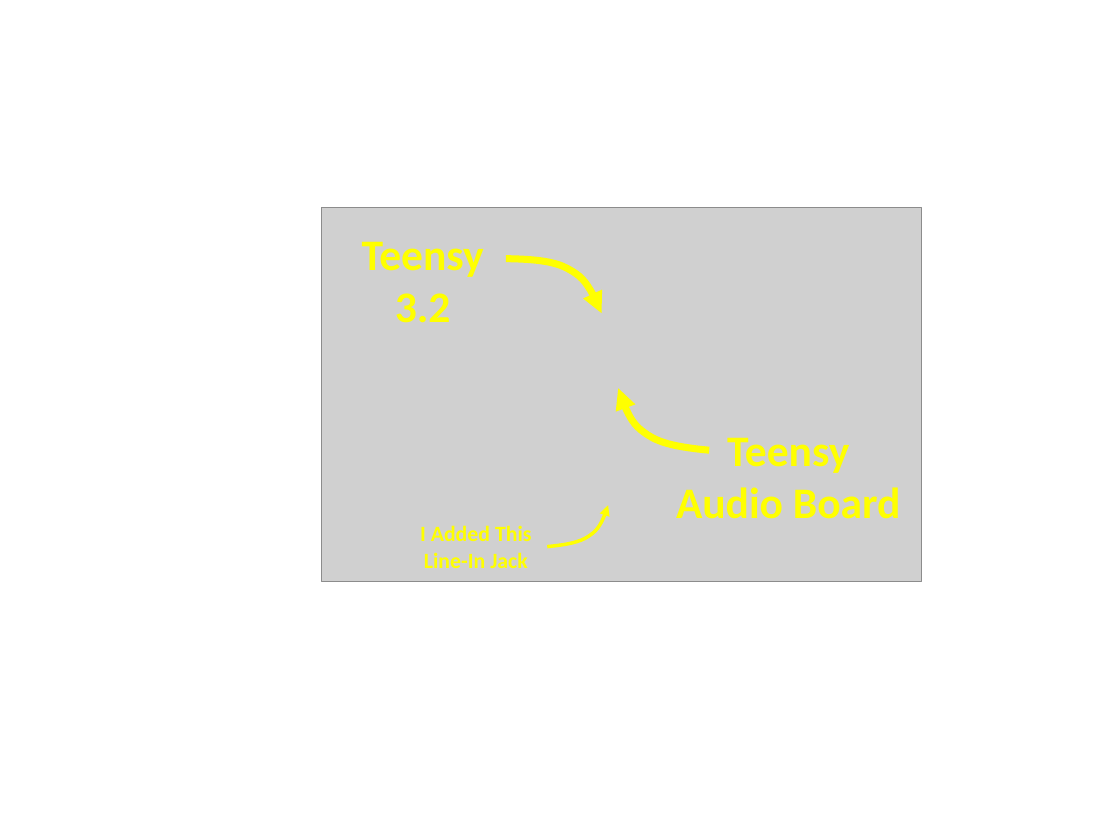
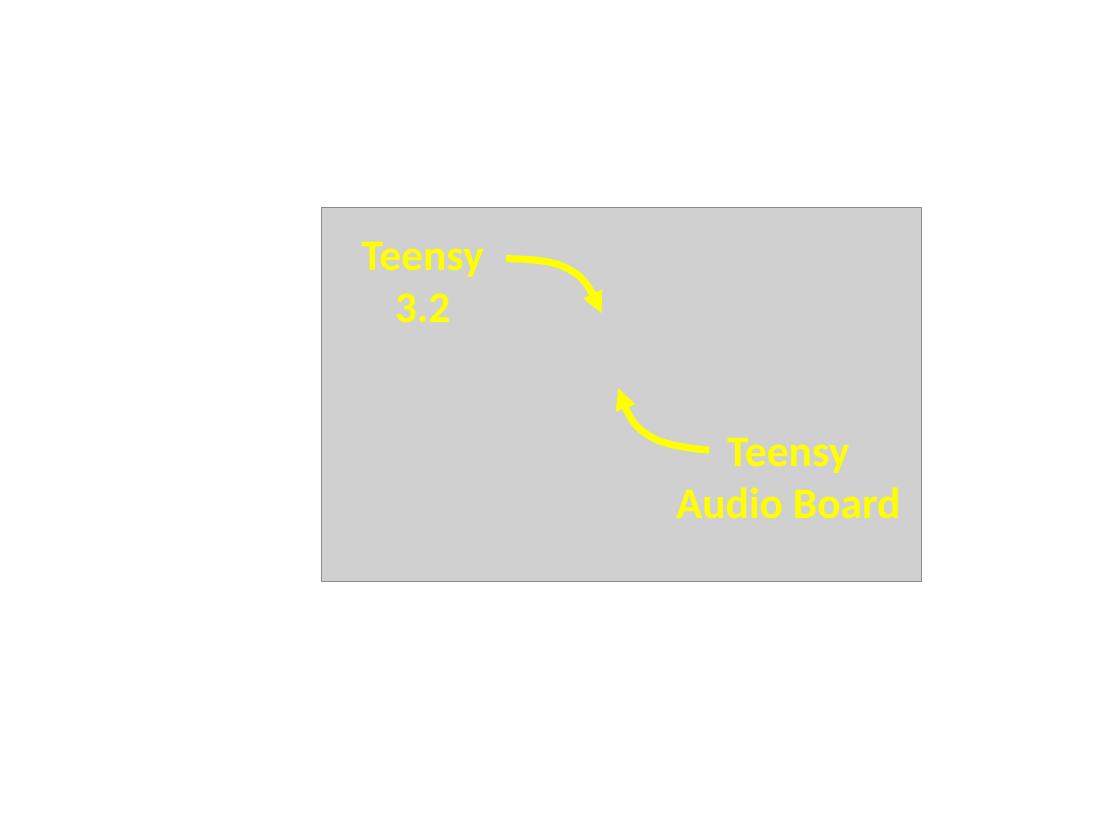
Before and after one commit to chipaudette/OpenAudio_blog, a slide deck: slide 1 of 2016-10-23 First Teensy Audio/Figures for Blog/Figures.pptx. Drawn at 1120x840 pixels with LibreOffice and Linux fonts; fonts in the diff are those of the drawing; grey boxes stand for pictures. Boxes give left, top, right and bottom in pixels: in the first picture for what was removed or moved away, otherwise in the second. Text is boxed around its words. In the diff, an @@ line names an element or a change of style, - is before the commit and + after.

```diff
--- a/2016-10-23 First Teensy Audio/Figures for Blog/Figures.pptx
+++ b/2016-10-23 First Teensy Audio/Figures for Blog/Figures.pptx
@@ freeform shape removed at box(544, 505, 611, 546) @@
@@ text removed at box(420, 525, 532, 568) @@
-I Added This
-Line-In Jack
```
Also in this commit, not shown: 1 other file.
